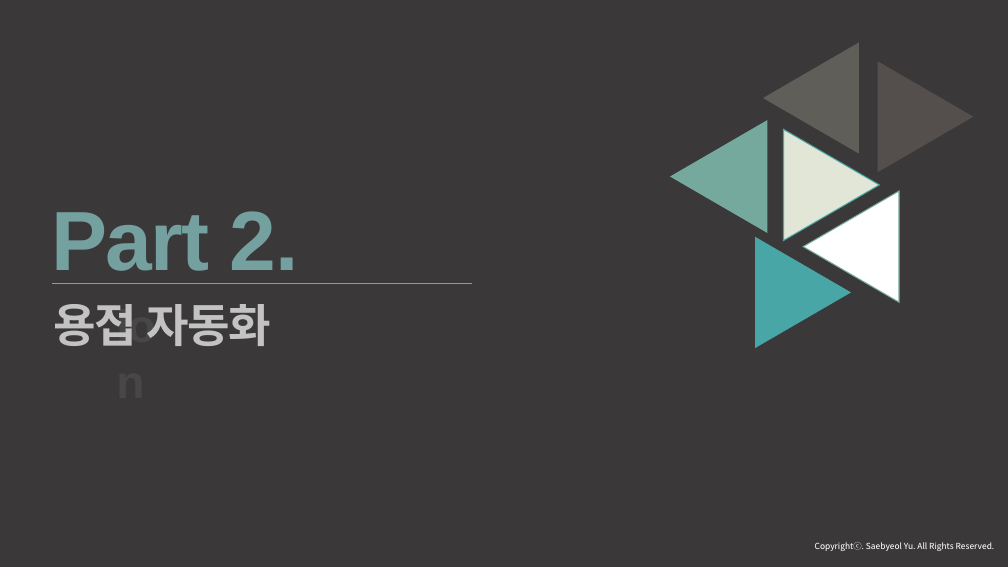
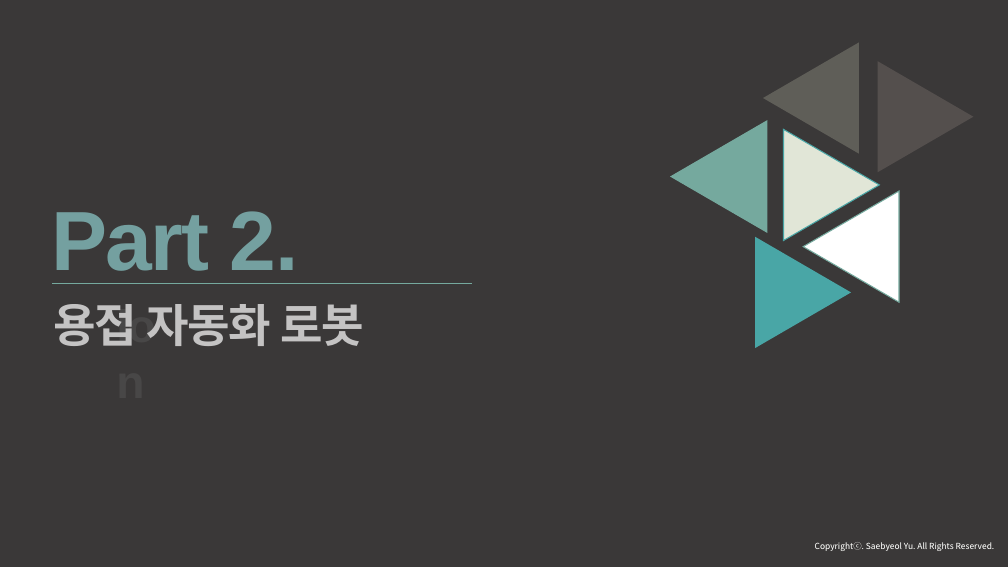
Before and after one commit to ssh6189/2021.05.28, a slide deck: slide 19 of 2021년 5월 28일 발표.pptx (slide 22 before the commit). Drawn at 1008x567 pixels with LibreOffice and Linux fonts; fonts in the diff are those of the drawing. Boxes give left, top, right and bottom in pixels: in the first picture for what was removed or moved away, otherwise in the second. Text is boxed around its words. In the diff, an @@ line names an element or a change of style, - is before the commit and + after.

```diff
--- a/2021년 5월 28일 발표.pptx
+++ b/2021년 5월 28일 발표.pptx
@@ text at bbox=[54, 304, 364, 346]: text changed @@
-용접 자동화
+용접 자동화 로봇
```
Also in this commit, not shown: 8 other slides changed, 4 slides removed.
